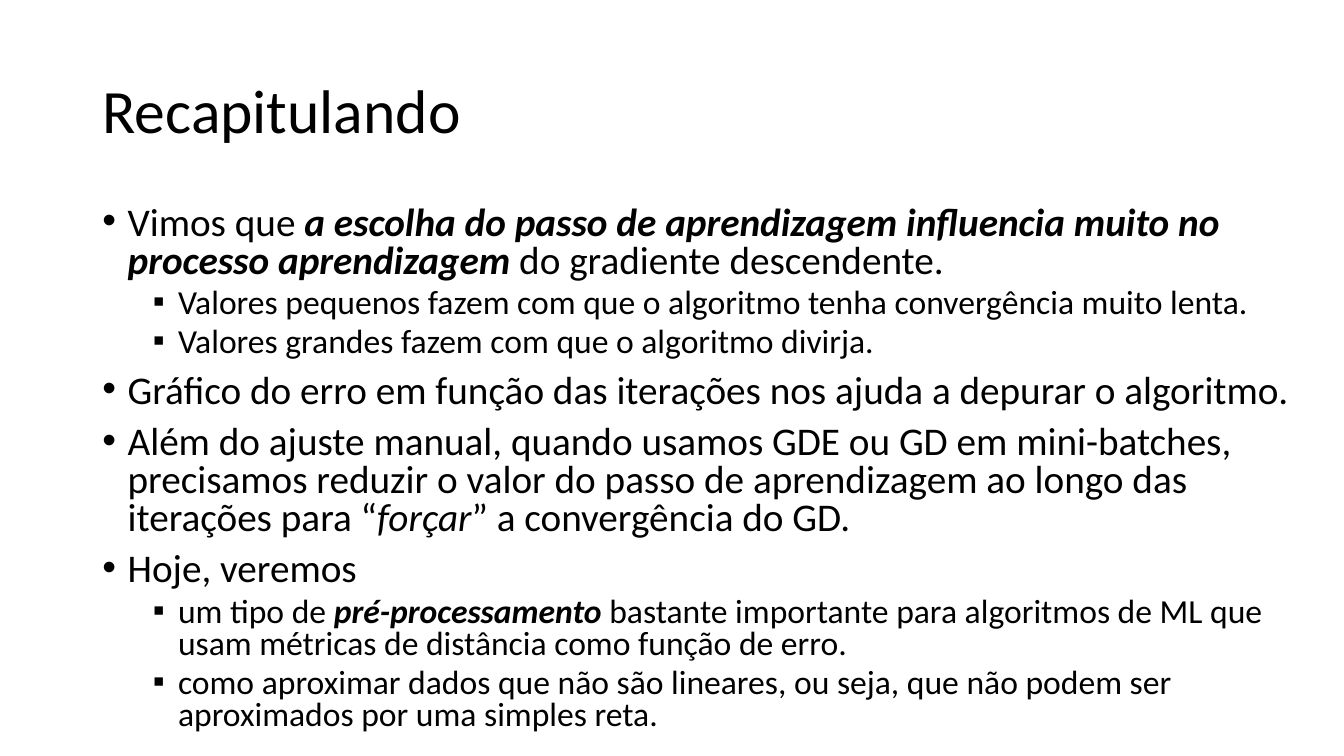
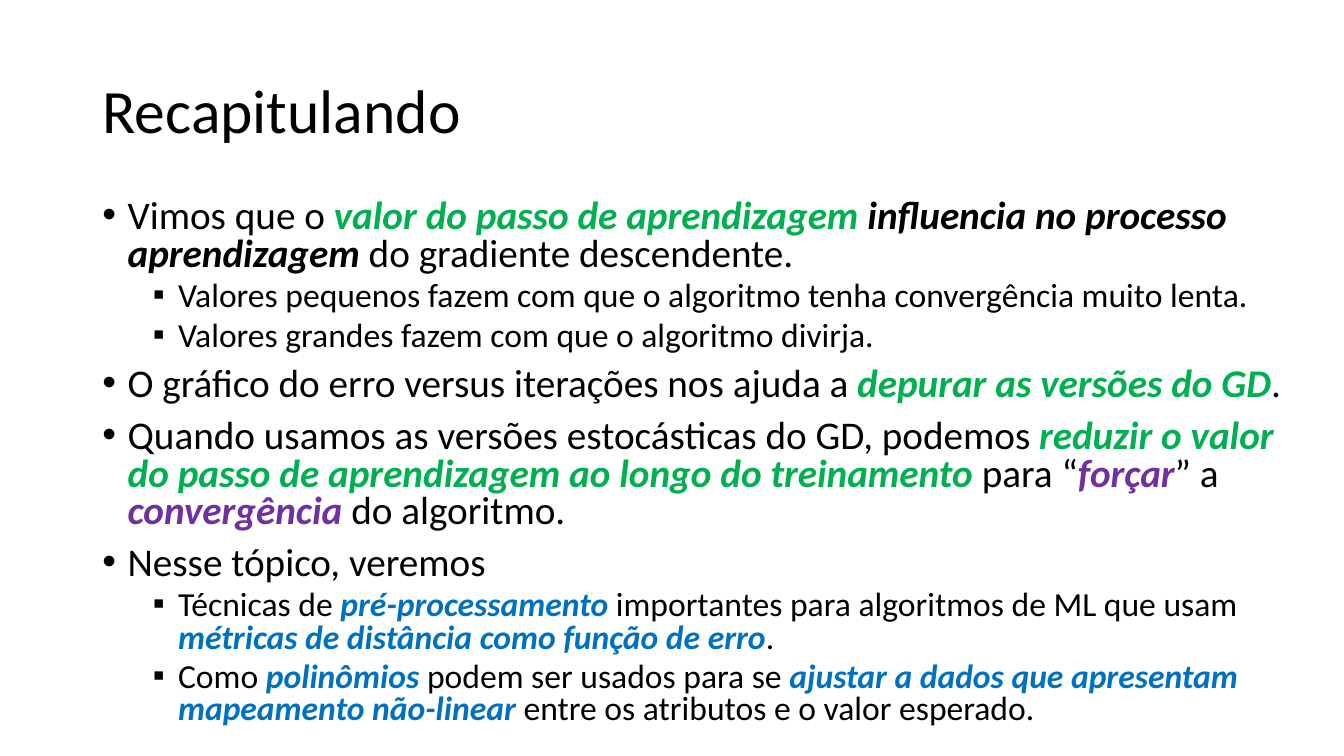
Before and after one commit to zz4fap/t319_aprendizado_de_maquina, a slide deck: slide 2 of slides/T319_Regressão_Linear (Parte IV).pptx. Drawn at 1344x756 pixels with LibreOffice and Linux fonts; fonts in the diff are those of the drawing. Boxes give left, top, right and bottom in pixels: in the first picture for what was removed or moved away, otherwise in the second. Text is boxed around its words. In the diff, an @@ line names an element or a change of style, - is before the commit and + after.

Commit message:
update of slides

```diff
--- a/slides/T319_Regressão_Linear (Parte IV).pptx
+++ b/slides/T319_Regressão_Linear (Parte IV).pptx
@@ text "Vimos que o valor do ...": place and size @@
-text "Vimos que o valor do ..." at (128,208,1288,732)
+text "Vimos que o valor do ..." at (128,201,1281,726)
@@ text at (128,201,1227,274): text changed @@
-• Vimos que a escolha do passo de aprendizagem influencia muito no processo aprendizagem do gradiente descendente.
+• Vimos que o valor do passo de aprendizagem influencia no processo aprendizagem do gradiente descendente.
@@ text at (128,369,1281,726): text changed @@
-• Gráfico do erro em função das iterações nos ajuda a depurar o algoritmo.
-• Além do ajuste manual, quando usamos GDE ou GD em mini-batches, precisamos reduzir o valor do passo de aprendizagem ao longo das iterações para “forçar” a convergência do GD.
-• Hoje, veremos
-  ▪ um tipo de pré-processamento bastante importante para algoritmos de ML que usam métricas de distância como função de erro.
-  ▪ como aproximar dados que não são lineares, ou seja, que não podem ser aproximados por uma simples reta.
+• O gráfico do erro versus iterações nos ajuda a depurar as versões do GD.
+• Quando usamos as versões estocásticas do GD, podemos reduzir o valor do passo de aprendizagem ao longo do treinamento para “forçar” a convergência do algoritmo.
+• Nesse tópico, veremos
+  ▪ Técnicas de pré-processamento importantes para algoritmos de ML que usam métricas de distância como função de erro.
+  ▪ Como polinômios podem ser usados para se ajustar a dados que apresentam mapeamento não-linear entre os atributos e o valor esperado.
```
Also in this commit, not shown: 1 other slide changed, 7 slides added, 5 slides removed, 6 other files.
